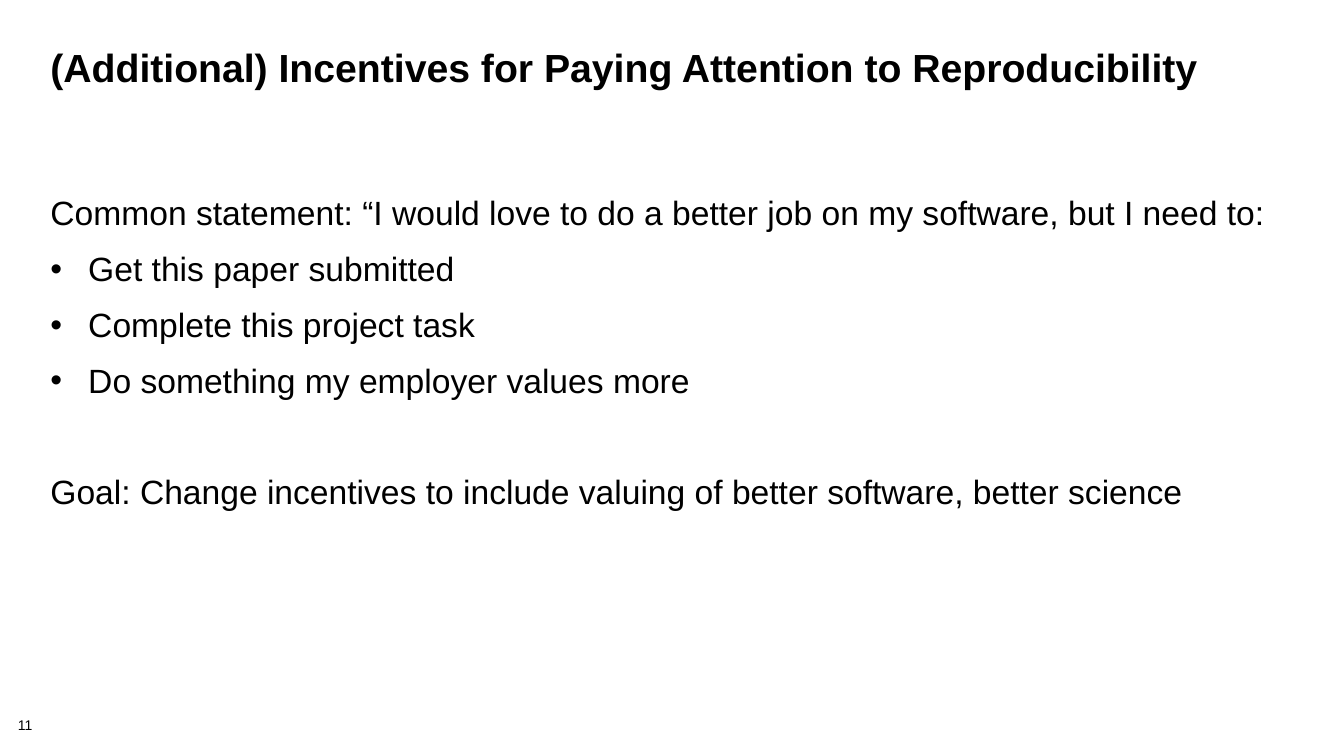
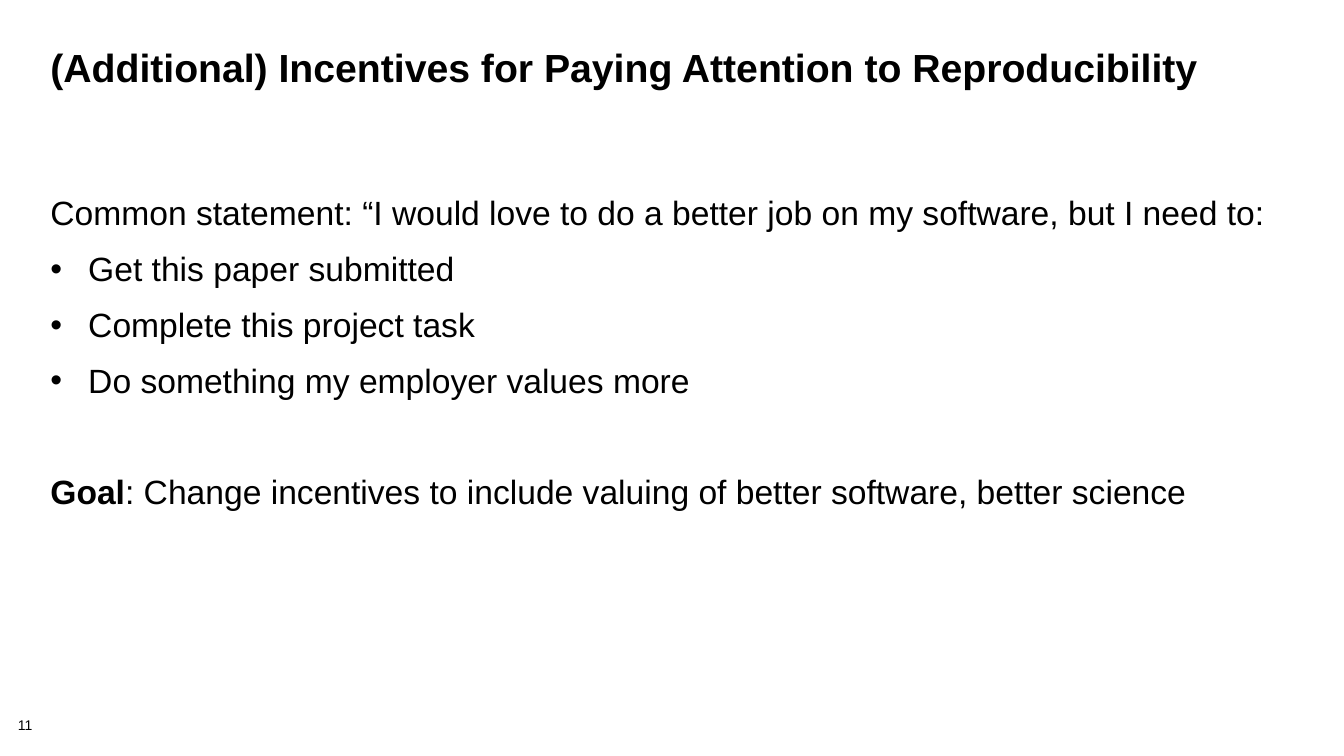
Before and after one commit to betterscientificsoftware/bssw-tutorial, a slide deck: slide 11 of presentations/SC20-reproducibility.pptx. Drawn at 1344x756 pixels with LibreOffice and Linux fonts; fonts in the diff are those of the drawing; background and template pictures are left out. Boxes give left, top, right and bottom in pixels: in the first picture for what was removed or moved away, otherwise in the second. Text is boxed around its words. In the diff, an @@ line names an element or a change of style, - is before the commit and + after.

Commit message:
First pass at shortening reproducibility section for SC

```diff
--- a/presentations/SC20-reproducibility.pptx
+++ b/presentations/SC20-reproducibility.pptx
@@ text at (50,479,1186,511): bold on in "Goal:" @@
```
Also in this commit, not shown: 3 other slides changed, 2 slides added.
